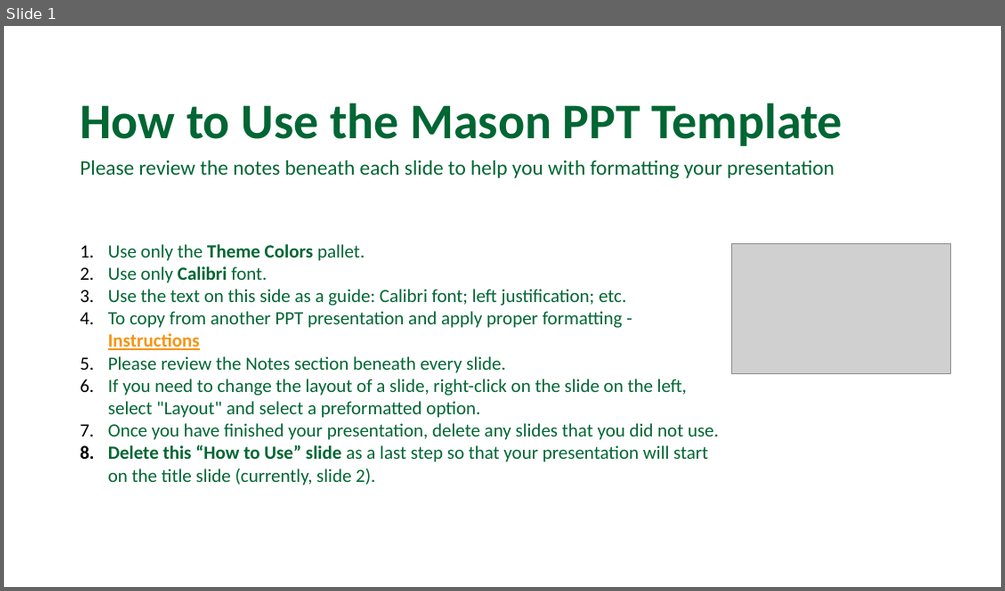
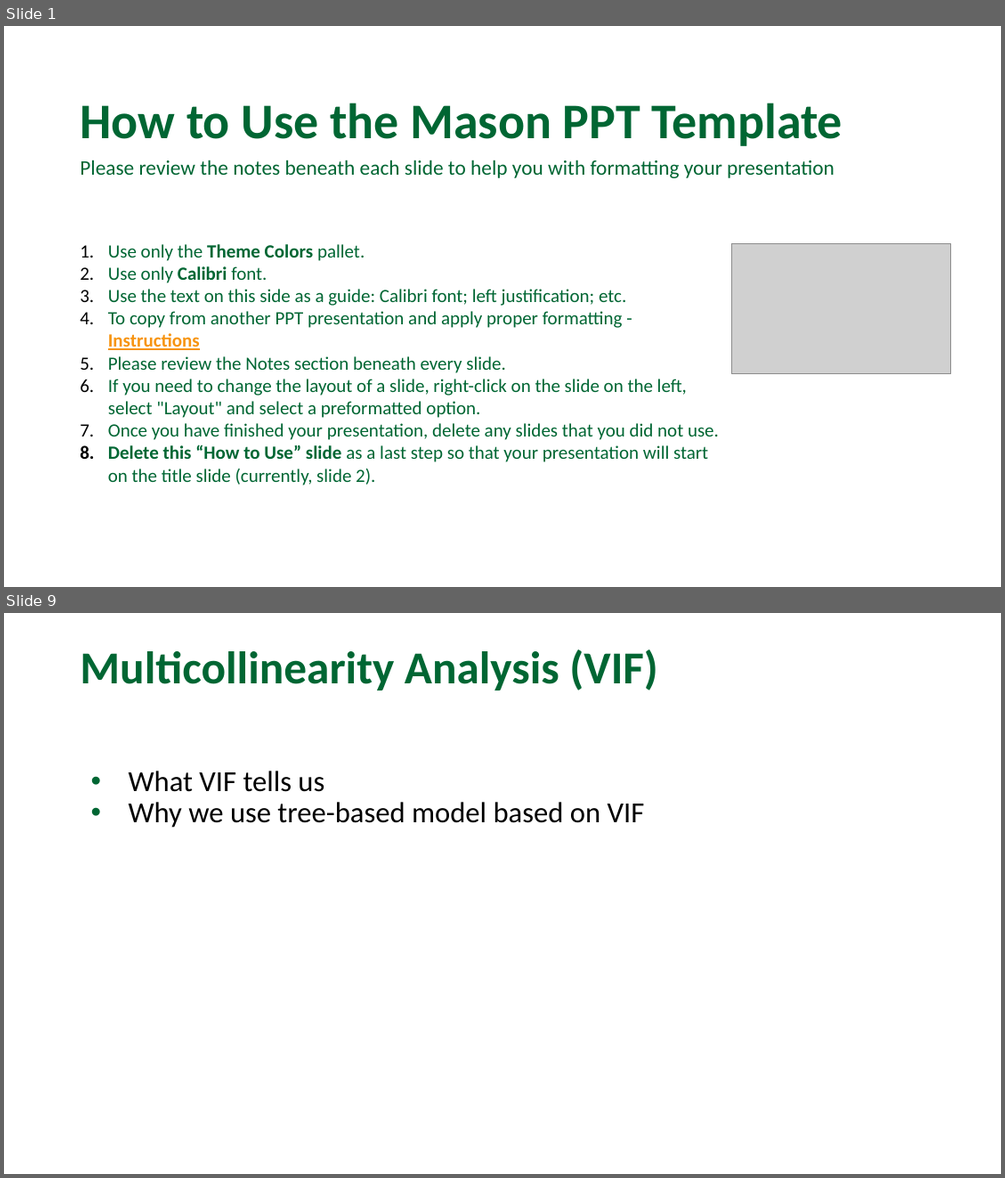
Before and after one commit to annguyenhuynh/AIT736-Team3, a slide deck: slides/AIT736_Final_Project_AnHuynh.pptx. Shown one above the other, each under a label of ours: slide 1 before the commit, slides 1 and 9 after it; the slides between them are not shown. The pictures are 1005x591 and 1005x1178 pixels, drawn with LibreOffice and Linux fonts; fonts in the diff are those of the drawing; grey boxes stand for pictures; background and template pictures are left out. Boxes give left, top, right and bottom in pixels: in the first picture for what was removed or moved away, otherwise in the second. Text is boxed around its words. In the diff, an @@ line names an element or a change of style, - is before the commit and + after.

```diff
--- a/slides/AIT736_Final_Project_AnHuynh.pptx
+++ b/slides/AIT736_Final_Project_AnHuynh.pptx
@@ slide 9 added at <box>4,613,1001,1174</box>, background picture (left out) @@
@@ title added at <box>80,649,657,690</box>, 44 pt, text #006633, bold @@
+Multicollinearity Analysis (VIF)
@@ text added at <box>129,771,645,827</box>, 28 pt, text #000000 @@
+• What VIF tells us
+• Why we use tree-based model based on VIF
```
Also in this commit, not shown: 1 slide changed, 13 other slides added, 7 slides removed.
